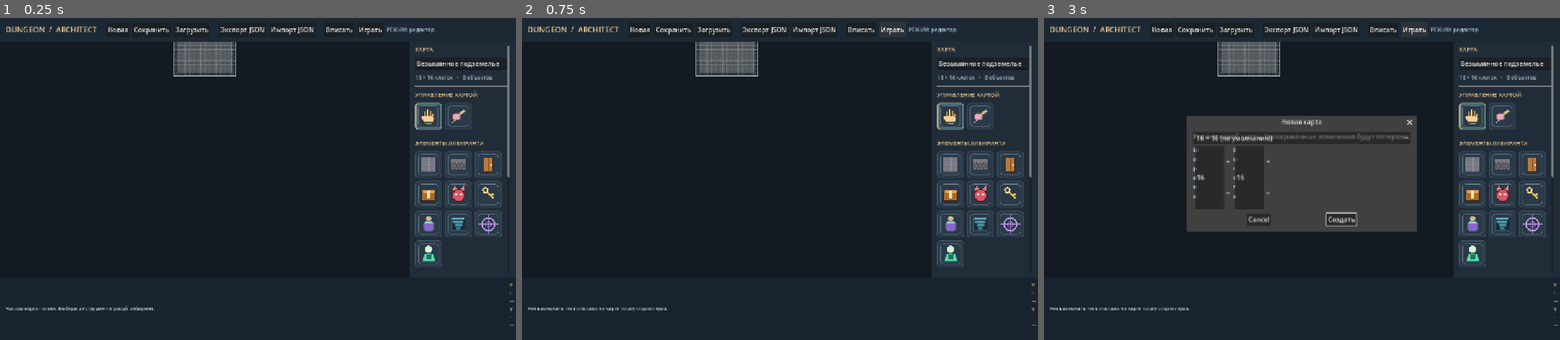
Above: before the commit, frames 1-3 (left to right).
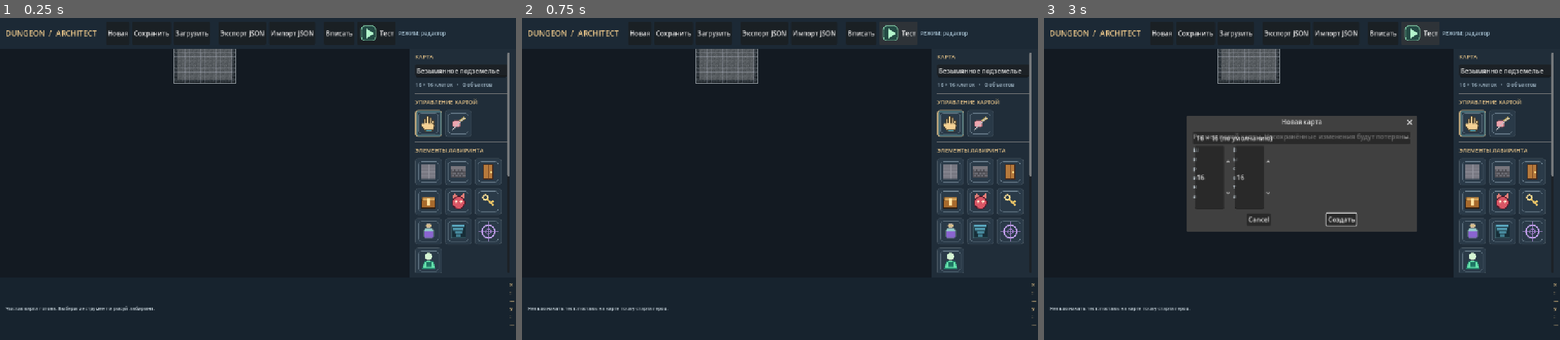
Above: after the commit, the same moments.

Repository: Warpreaktor/Dungeon-Architect
Game: Godot game, scene res://scenes/editor.tscn
Same seed, same stepped clock (60 frames per second), same inputs: the game is played once before the commit and once after it.
Inputs:
- Up to frame 1 (0.25 s): no input
- Up to frame 2 (0.75 s): click "Играть" (after the commit: "Тест") at 0.5 s
- Up to frame 3 (3 s): click "Новая" at 1.25 s; click "Новая" at 2 s; click "Играть" (after the commit: "Тест") at 2.75 s

The runs differ from the first frame. In frame 1, 5.6% of the frame differs, in the area x 1-99%, y 2-80%; in frame 2, 5.6%; in frame 3, 5.6%.

Commit message:
- Кнопка «Тест» с иконкой запуска переключает приложение в тестовое прохождение. - Кнопка «Редактор» с иконкой карандаша появляется на её месте при тестировании.

Diff:
--- a/scripts/editor.gd
+++ b/scripts/editor.gd
@@ -4,6 +4,8 @@
 ## Вся сцена собирается обычными Control-узлами, чтобы её можно было расширять.
 
 const SIDEBAR_WIDTH := 264.0
+const TEST_ICON = preload("res://assets/icons/test_mode.png")
+const EDITOR_ICON = preload("res://assets/icons/editor_mode.png")
 const TOOLS := [
 	{"id": "hand", "label": "Рука", "hint": "Безопасно перемещать и масштабировать карту одним или двумя пальцами"},
 	{"id": "floor", "label": "Пол", "hint": "Убирает стену; поверхность становится проходимой"},
@@ -38,6 +40,8 @@
 var is_dirty: bool = false
 var selected_tool: String = "hand"
 var is_play_mode: bool = false
+var _editor_camera_offset := Vector2.ZERO
+var _editor_camera_zoom: float = 1.0
 
 var _canvas: DungeonCanvas
 var _name_input: LineEdit
@@ -104,7 +108,10 @@
 	_register_editor_control(import_button)
 	toolbar.add_child(_separator())
 	toolbar.add_child(_button("Вписать", "Показать всю карту", _fit_map))
-	_play_button = _button("Играть", "Запустить тестовое прохождение по текущей карте", _toggle_play_mode)
+	_play_button = _button("Тест", "Проверить текущую карту без сохранения игрового прогресса", _toggle_play_mode)
+	_play_button.icon = TEST_ICON
+	_play_button.icon_alignment = HORIZONTAL_ALIGNMENT_LEFT
+	_play_button.expand_icon = false
 	toolbar.add_child(_play_button)
 	_mode_label = _label("РЕЖИМ: редактор", 13, Color("#a9c4d5"))
 	_mode_label.custom_minimum_size.x = 180
@@ -625,6 +632,9 @@
 	if session == null:
 		_set_status("Нельзя начать тест: поставь на карте точку старта героя.")
 		return
+	## Камера редактора не принадлежит временной тестовой сессии.
+	_editor_camera_offset = _canvas.camera_offset
+	_editor_camera_zoom = _canvas.zoom
 	game_session = session
 	is_play_mode = true
 	_canvas.set_game_session(session)
@@ -632,13 +642,16 @@
 	_canvas.grab_focus()
 	_update_mode_ui()
 	_refresh_stats()
-	_set_status("Тест карты запущен • Ходи стрелками или WASD • Esc — вернуться в редактор")
+	_set_status("Тест карты: прогресс временный • Стрелки/WASD • Esc — в редактор")
 
 
 func _stop_play_mode() -> void:
 	game_session = null
 	is_play_mode = false
 	_canvas.set_game_session(null)
+	_canvas.zoom = _editor_camera_zoom
+	_canvas.camera_offset = _editor_camera_offset
+	_canvas.queue_redraw()
 	_update_mode_ui()
 	_refresh_stats()
 	_set_status("Возврат в редактор. Карта не изменена.")
@@ -646,7 +659,9 @@
 
 func _update_mode_ui() -> void:
 	_mode_label.text = "РЕЖИМ: тест" if is_play_mode else "РЕЖИМ: редактор"
-	_play_button.text = "В редактор" if is_play_mode else "Играть"
+	_play_button.text = "Редактор" if is_play_mode else "Тест"
+	_play_button.icon = EDITOR_ICON if is_play_mode else TEST_ICON
+	_play_button.tooltip_text = "Выйти из теста и вернуться к редактированию" if is_play_mode else "Проверить текущую карту без сохранения игрового прогресса"
 	_dpad.visible = is_play_mode
 	for control in _editor_controls:
 		if control is BaseButton:
Binary file added: assets/icons/editor_mode.png
Binary file added: assets/icons/test_mode.png
